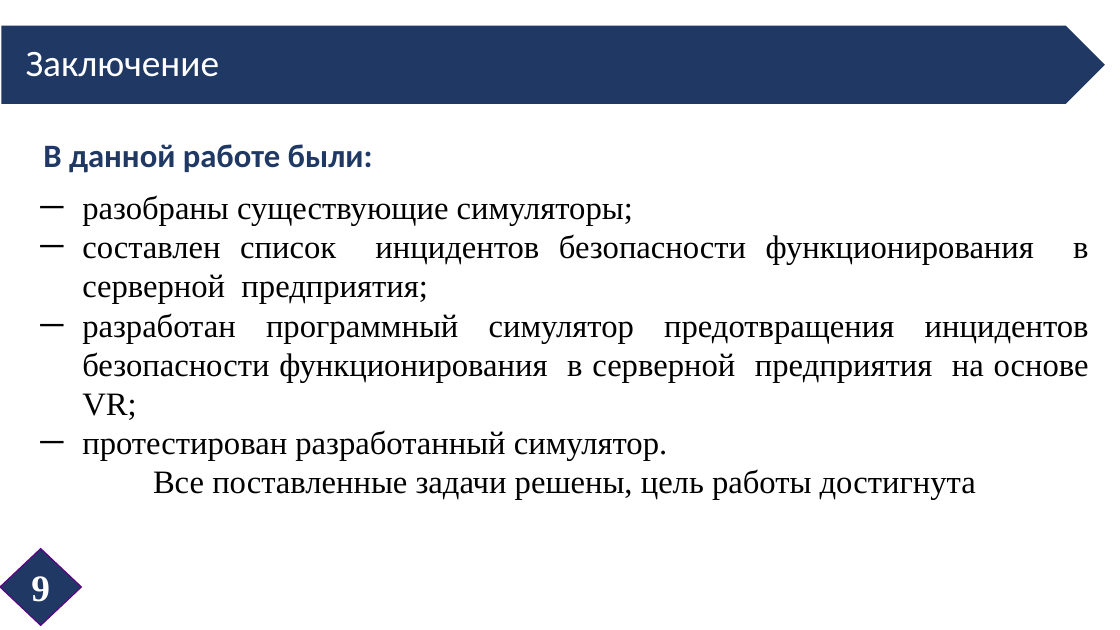
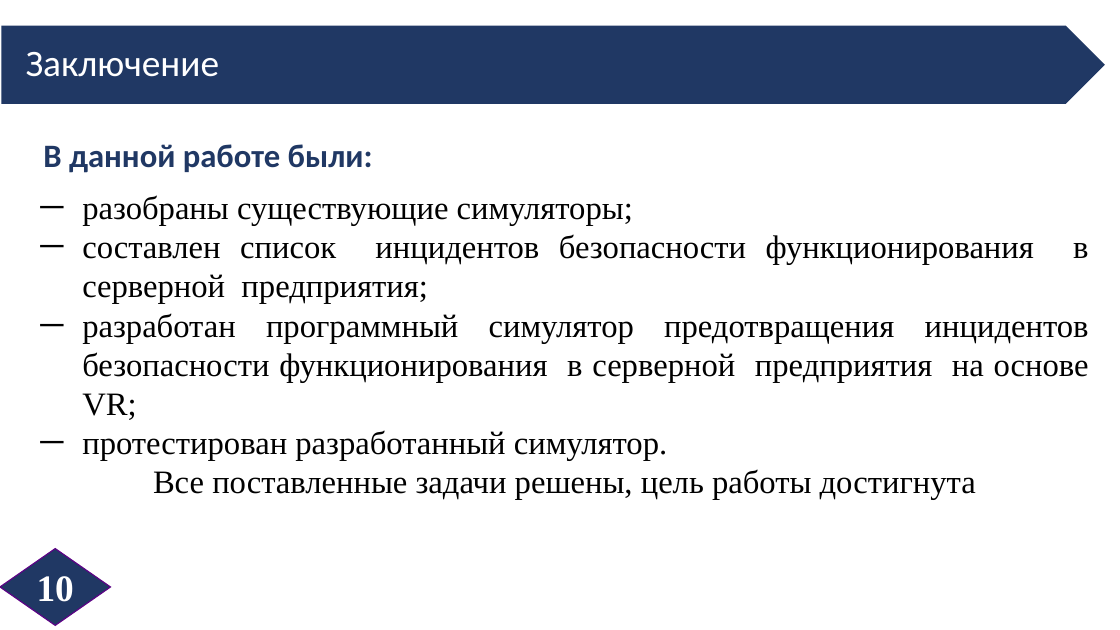
Before and after one commit to D0rG/DeepLOM, a slide deck: slide 10 of Дипломные документы/Для защиты/090304_18И0997_Корчиков МД.pptx. Drawn at 1120x630 pixels with LibreOffice and Linux fonts; fonts in the diff are those of the drawing. Boxes give left, top, right and bottom in pixels: in the first picture for what was removed or moved away, otherwise in the second. Text is boxed around its words. In the diff, an @@ line names an element or a change of style, - is before the commit and + after.

```diff
--- a/Дипломные документы/Для защиты/090304_18И0997_Корчиков МД.pptx
+++ b/Дипломные документы/Для защиты/090304_18И0997_Корчиков МД.pptx
@@ diamond "10": place and size @@
-diamond "10" at <box>0,549,82,625</box>
+diamond "10" at <box>0,549,111,625</box>
@@ text in diamond at <box>37,576,74,602</box>: text changed @@
-9
+10
```
Also in this commit, not shown: 4 other slides changed, 1 other file.
